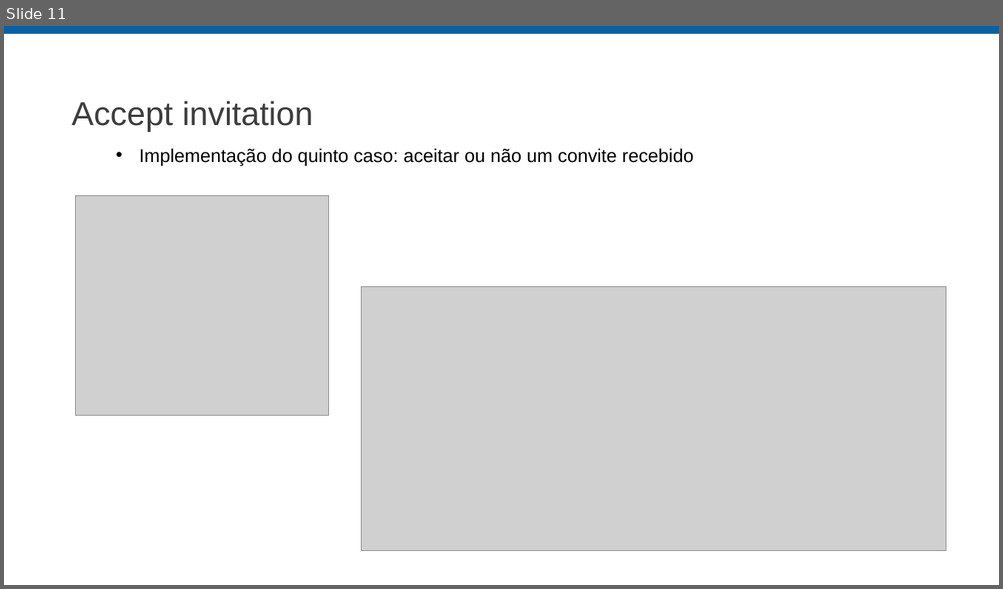
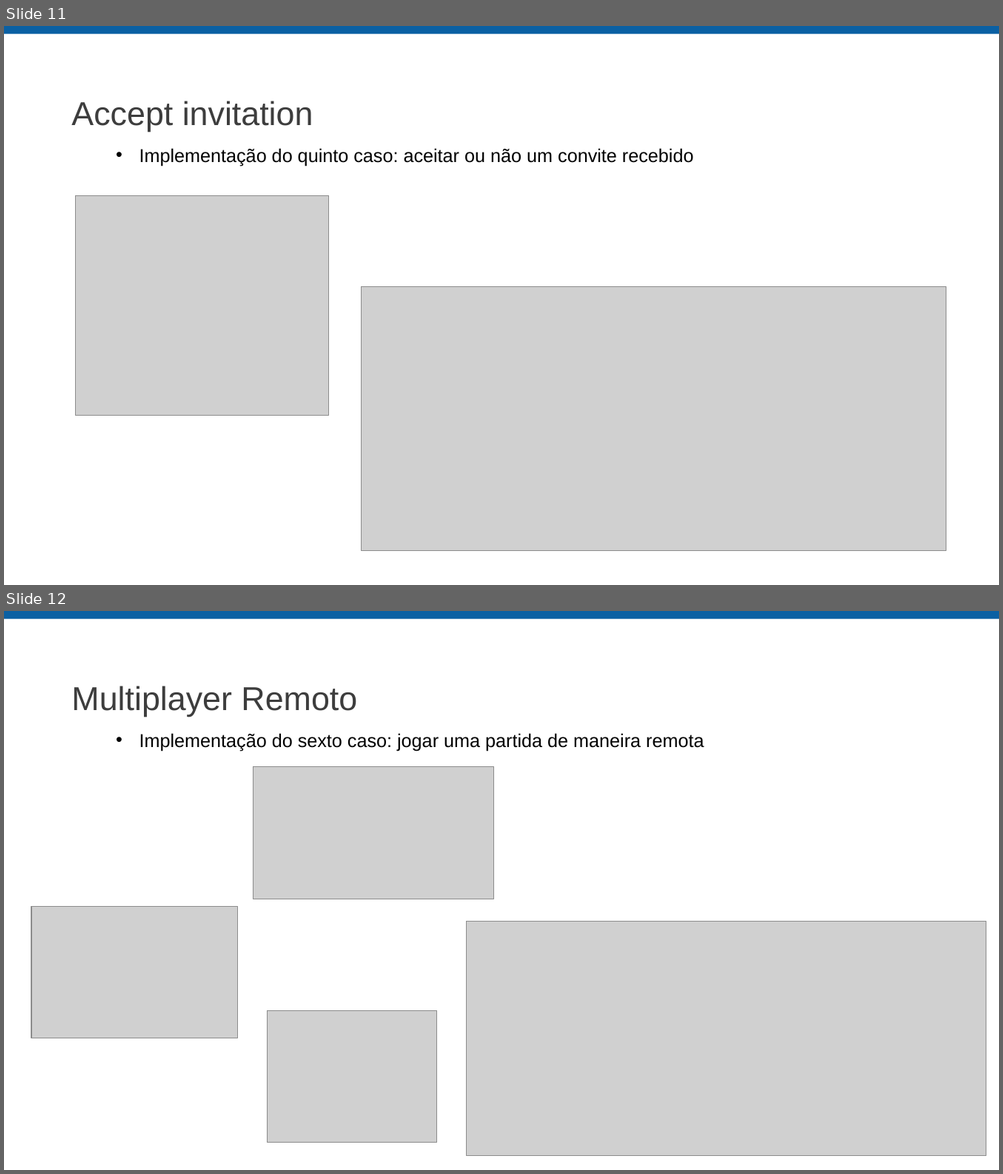
Before and after one commit to ligiatersitano/Jogo-da-Velha, a slide deck: documentation/MVP - Tic Tac Toe.pptx. Shown one above the other, each under a label of ours: slide 11 before the commit, slides 11 and 12 after it. The pictures are 1003x589 and 1003x1174 pixels, drawn with LibreOffice and Linux fonts; fonts in the diff are those of the drawing; grey boxes stand for pictures; background and template pictures are left out. Boxes give left, top, right and bottom in pixels: in the first picture for what was removed or moved away, otherwise in the second. Text is boxed around its words. In the diff, an @@ line names an element or a change of style, - is before the commit and + after.

Commit message:
1. Documentação para apresentação do MVP 06

```diff
--- a/documentation/MVP - Tic Tac Toe.pptx
+++ b/documentation/MVP - Tic Tac Toe.pptx
@@ slide 12 added at (4, 611, 999, 1170), background #FFFFFF; not listed: 1 template element that a slide beside it also shows @@
@@ title added at (71, 686, 357, 717), 32 pt, text #3D3D3D @@
+Multiplayer Remoto
@@ text added at (139, 733, 703, 751), 18 pt, text #000000 @@
+• Implementação do sexto caso: jogar uma partida de maneira remota
@@ picture added at (253, 767, 493, 899) @@
@@ picture added at (31, 906, 239, 1039) @@
@@ picture added at (466, 921, 986, 1156) @@
@@ picture added at (267, 1011, 437, 1143) @@
```
Also in this commit, not shown: 1 other file.
